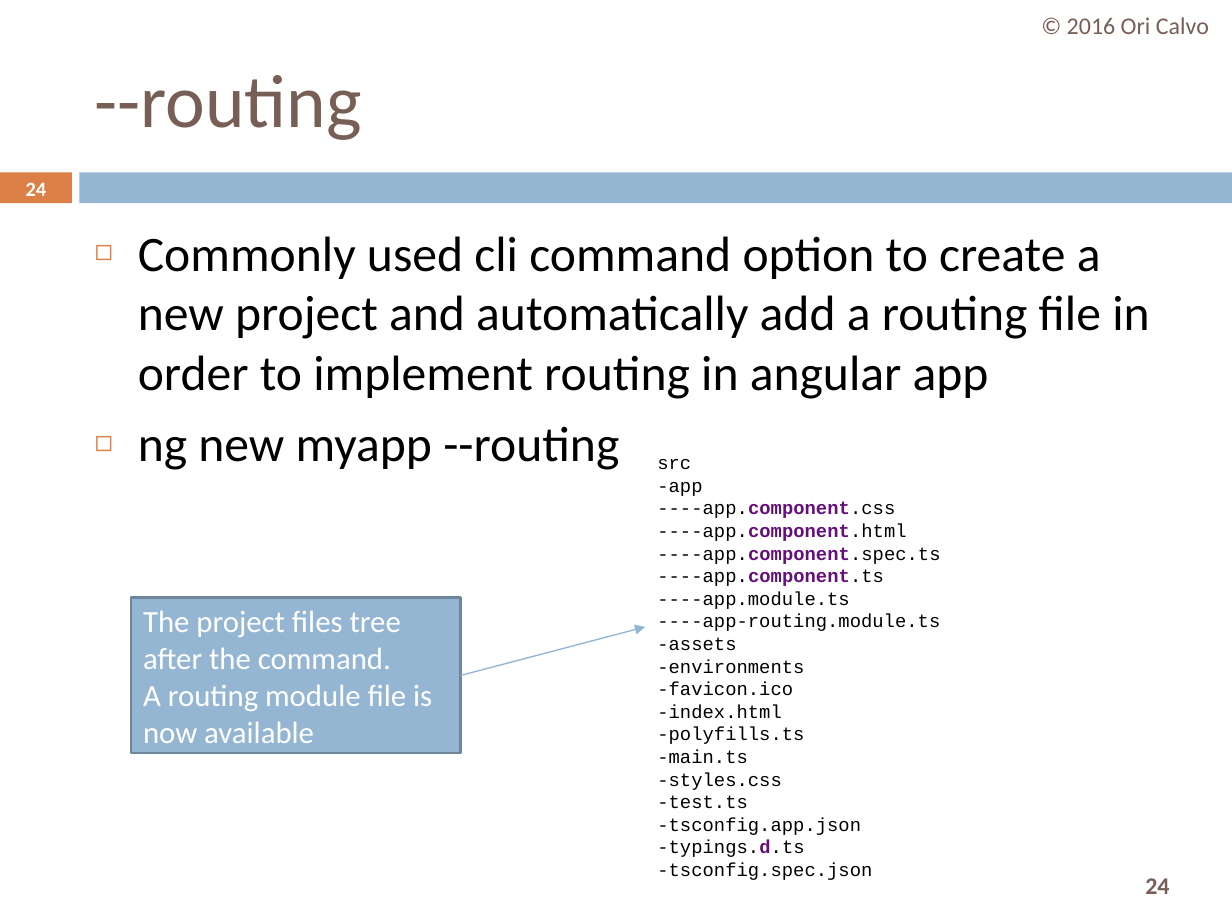
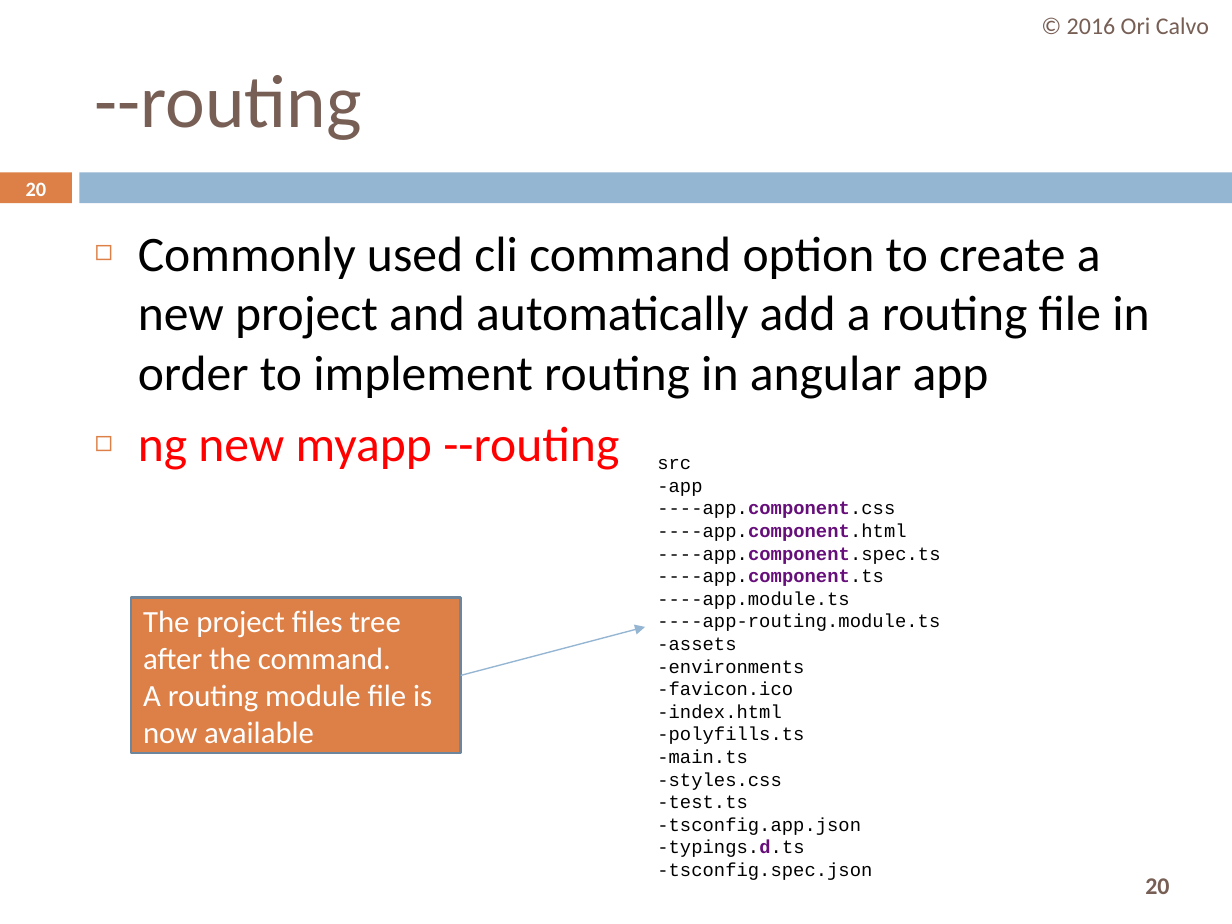
Before and after one commit to oricalvo/course-angular, a slide deck: slide 20 of PPTs/01 Build & Setup.pptx (slide 24 before the commit). Drawn at 1232x924 pixels with LibreOffice and Linux fonts; fonts in the diff are those of the drawing. Boxes give left, top, right and bottom in pixels: in the first picture for what was removed or moved away, otherwise in the second. Text is boxed around its words. In the diff, an @@ line names an element or a change of style, - is before the commit and + after.

```diff
--- a/PPTs/01 Build & Setup.pptx
+++ b/PPTs/01 Build & Setup.pptx
@@ page number at bbox=[26, 182, 47, 196]: text changed @@
-24
+20
@@ text at bbox=[138, 426, 619, 470]: text colour #000000 to #FF0000 in "ng new myapp --routing" @@
@@ rectangle "The project files tree after ..." at bbox=[131, 598, 461, 753]: fill #94B6D2 to #DD8047 @@
@@ page number at bbox=[1145, 878, 1169, 894]: text changed @@
-24
+20
```
Also in this commit, not shown: 10 other slides changed, 5 slides added, 27 slides removed.
